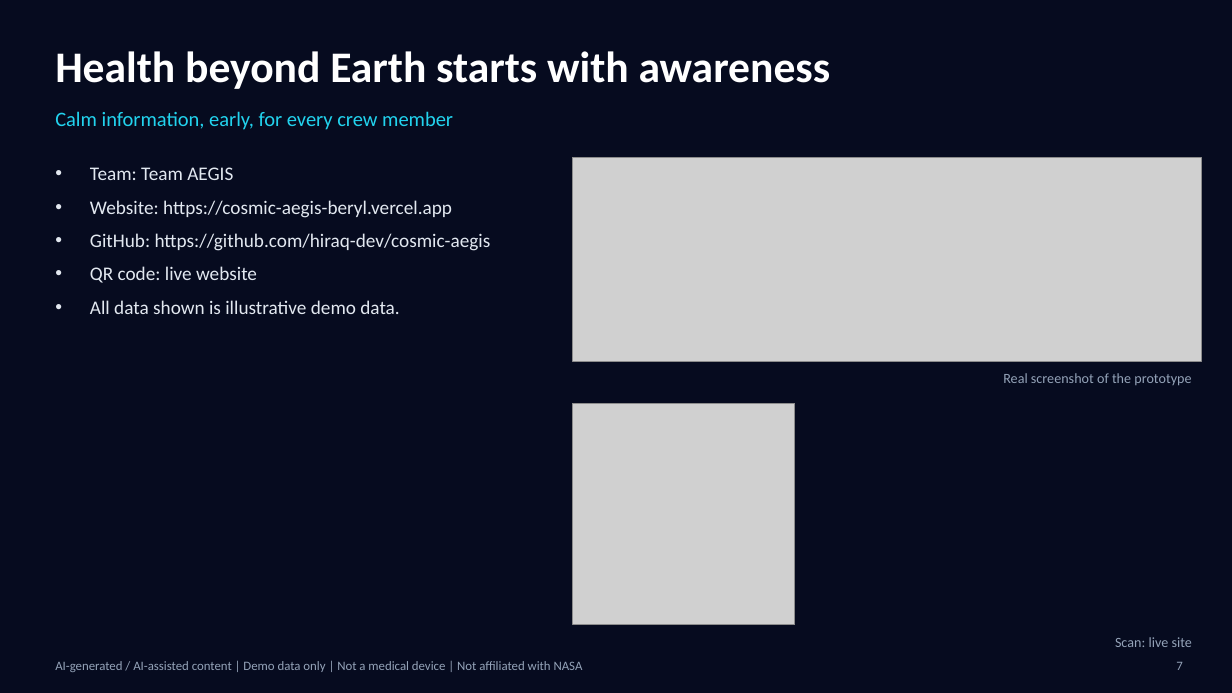
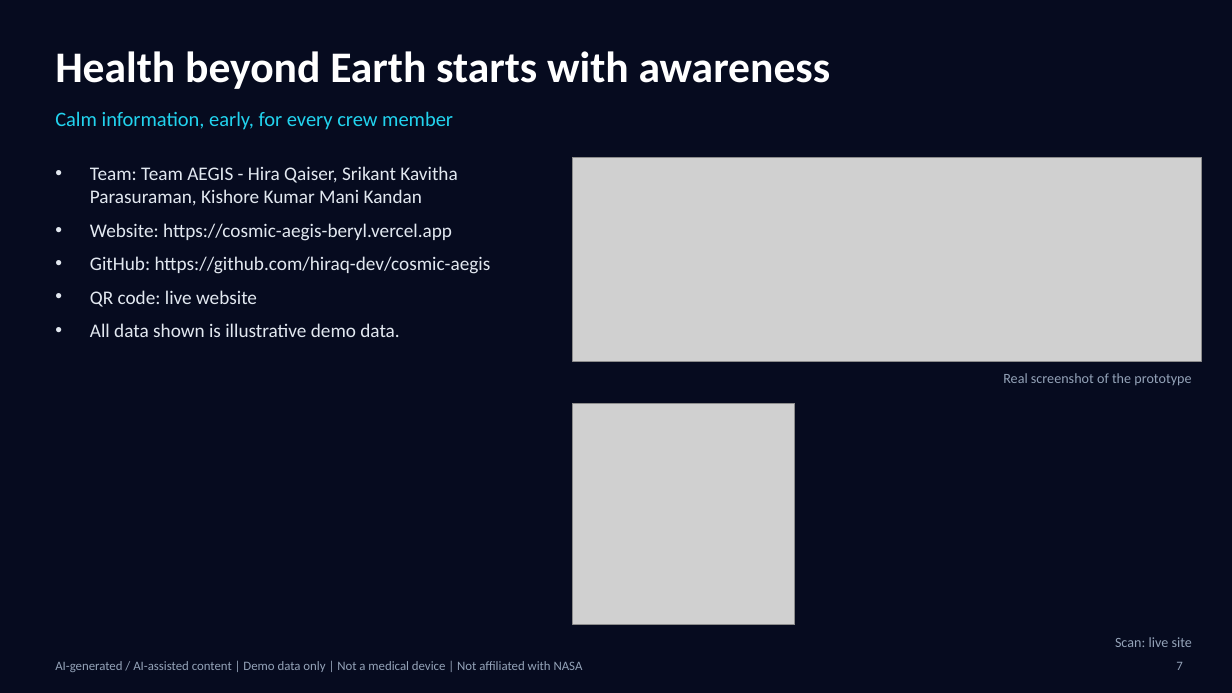
Before and after one commit to hiraq-dev/cosmic-aegis, a slide deck: slide 7 of submission/AEGIS_SpaceApps_7slides.pptx. Drawn at 1232x693 pixels with LibreOffice and Linux fonts; fonts in the diff are those of the drawing; grey boxes stand for pictures. Boxes give left, top, right and bottom in pixels: in the first picture for what was removed or moved away, otherwise in the second. Text is boxed around its words. In the diff, an @@ line names an element or a change of style, - is before the commit and + after.

```diff
--- a/submission/AEGIS_SpaceApps_7slides.pptx
+++ b/submission/AEGIS_SpaceApps_7slides.pptx
@@ text at [90, 166, 457, 206]: text changed @@
-• Team: Team AEGIS
+• Team: Team AEGIS - Hira Qaiser, Srikant Kavitha Parasuraman, Kishore Kumar Mani Kandan
```
Also in this commit, not shown: 1 other slide changed, 8 other files.
